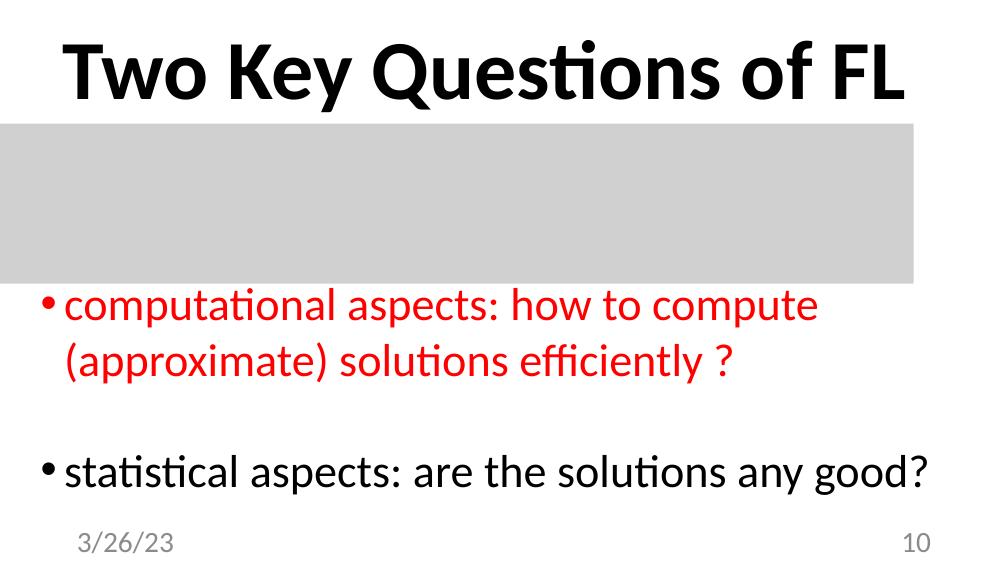
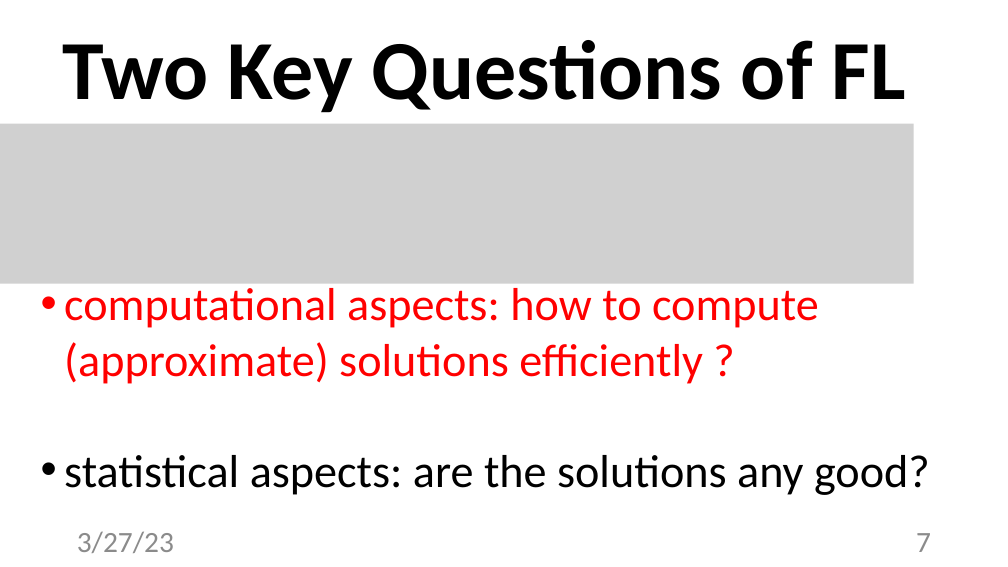
Before and after one commit to alexjungaalto/FederatedLearning, a slide deck: slide 7 of slides/CS-E4740_FLAlgos.pptx (slide 10 before the commit). Drawn at 1008x567 pixels with LibreOffice and Linux fonts; fonts in the diff are those of the drawing; grey boxes stand for pictures. Boxes give left, top, right and bottom in pixels: in the first picture for what was removed or moved away, otherwise in the second. Text is boxed around its words. In the diff, an @@ line names an element or a change of style, - is before the commit and + after.

```diff
--- a/slides/CS-E4740_FLAlgos.pptx
+++ b/slides/CS-E4740_FLAlgos.pptx
@@ text at <box>77,531,174,553</box>: text changed @@
-3/26/23
+3/27/23
@@ page number at <box>916,533,931,552</box>: text changed @@
-10
+7
```
Also in this commit, not shown: 13 other slides changed, 1 slide added, 2 slides removed, 2 other files.
